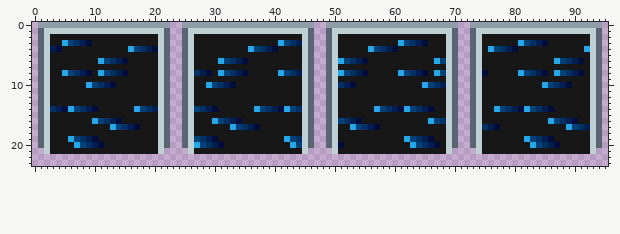
One commit to this sprite sheet: branches/Grafics_Under_Development/madtulip/ship parts/generic/textscreen/madtulip_textscreenjump.png. Above: the version before the commit.
The file is 96x24 pixels. The old version is drawn lined up with the new one.
The result:
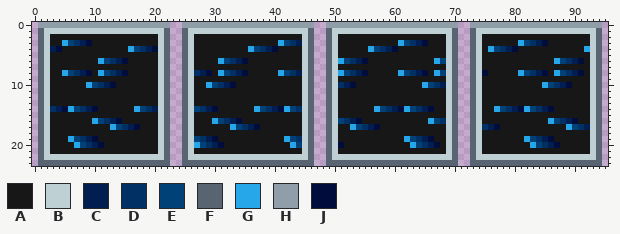
Palette (. is transparent): A #171717  B #bed0d4  C #001e50  D #003064  E #004278  F #596473  G #26a7ea  H #909eaa  J #000d3c
Diff:
{"change": "drawings rearranged on the sheet (the old picture shows each at its new place)"}
{"y":21,"x":1,"old":".","new":"F"}
{"y":21,"x":22,"old":".","new":"F"}
{"y":21,"x":25,"old":".","new":"F"}
{"y":21,"x":46,"old":".","new":"F"}
{"y":21,"x":49,"old":".","new":"F"}
{"y":21,"x":70,"old":".","new":"F"}
{"y":21,"x":73,"old":".","new":"F"}
{"y":21,"x":94,"old":".","new":"F"}
{"y":22,"x":1,"old":"......................","new":"FBBBBBBBBBBBBBBBBBBBBF"}
{"y":22,"x":25,"old":"......................","new":"FBBBBBBBBBBBBBBBBBBBBF"}
{"y":22,"x":49,"old":"......................","new":"FBBBBBBBBBBBBBBBBBBBBF"}
{"y":22,"x":73,"old":"......................","new":"FBBBBBBBBBBBBBBBBBBBBF"}
{"y":23,"x":1,"old":"......................","new":"FFFFFFFFFFFFFFFFFFFFFF"}
{"y":23,"x":25,"old":"......................","new":"FFFFFFFFFFFFFFFFFFFFFF"}
{"y":23,"x":49,"old":"......................","new":"FFFFFFFFFFFFFFFFFFFFFF"}
{"y":23,"x":73,"old":"......................","new":"FFFFFFFFFFFFFFFFFFFFFF"}
{"label":"added","picture_box":[38,148,602,166]}
